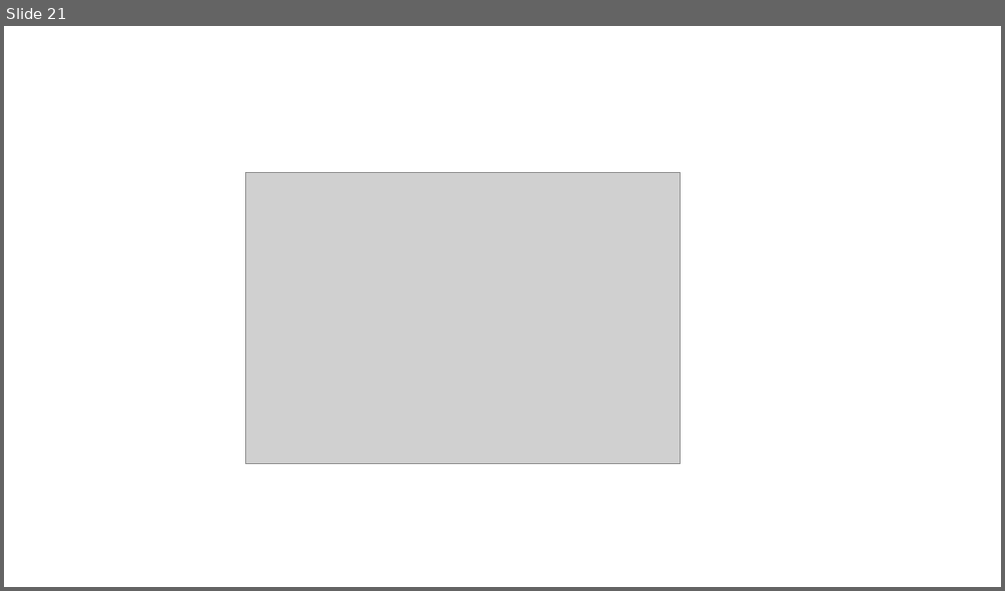
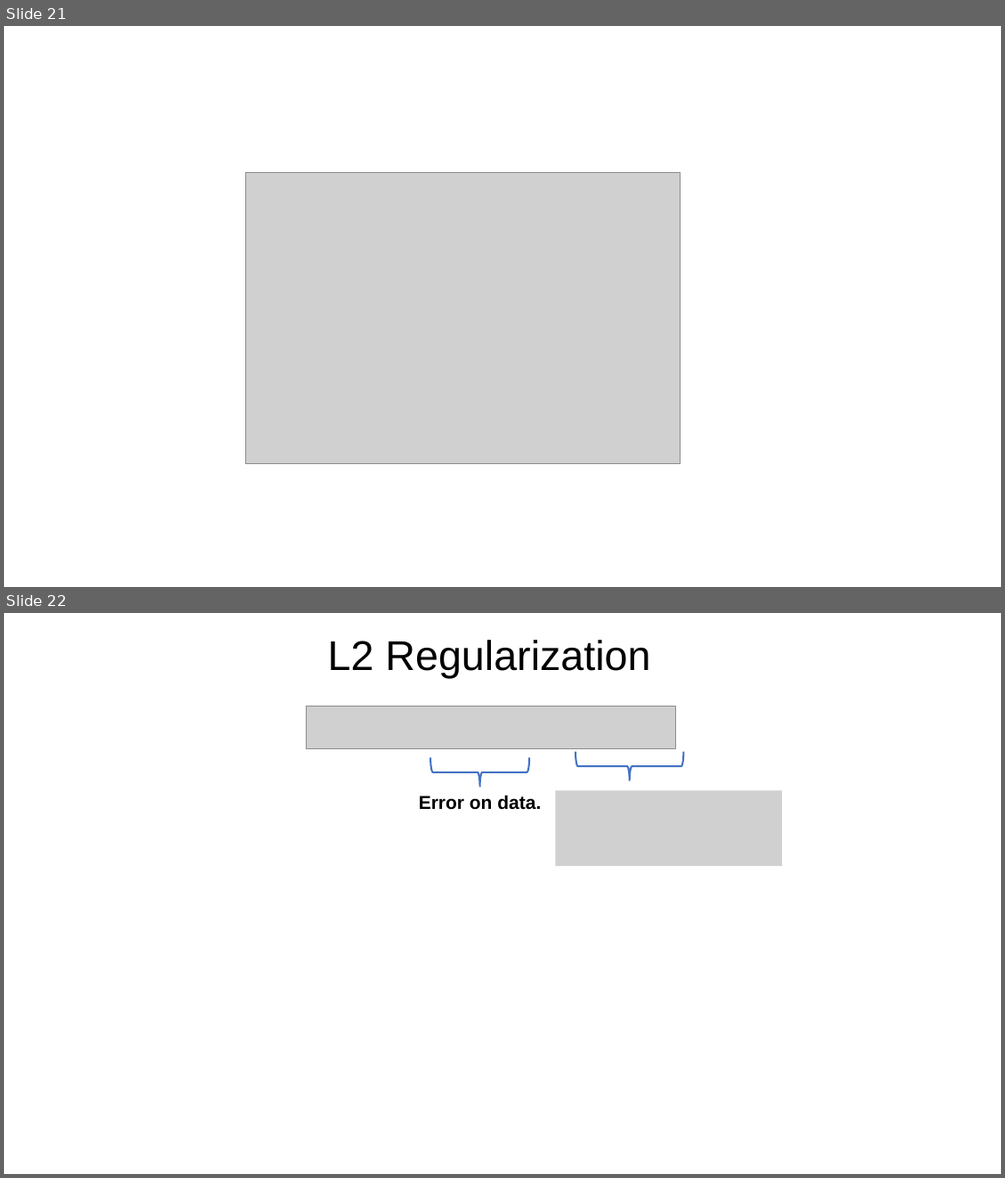
Before and after one commit to UWDIRECT/UWDIRECT.github.io, a slide deck: dsmcer_2023_update/Lecture_Notebooks/L4-6_visual_support.pptx. Shown one above the other, each under a label of ours: slide 21 before the commit, slides 21 and 22 after it. The pictures are 1005x591 and 1005x1178 pixels, drawn with LibreOffice and Linux fonts; fonts in the diff are those of the drawing; grey boxes stand for pictures. Boxes give left, top, right and bottom in pixels: in the first picture for what was removed or moved away, otherwise in the second. Text is boxed around its words. In the diff, an @@ line names an element or a change of style, - is before the commit and + after.

```diff
--- a/dsmcer_2023_update/Lecture_Notebooks/L4-6_visual_support.pptx
+++ b/dsmcer_2023_update/Lecture_Notebooks/L4-6_visual_support.pptx
@@ slide 22 added at box(4, 613, 1001, 1174), background #FFFFFF @@
@@ text added at box(328, 640, 650, 678), 40 pt, text #000000 @@
+L2 Regularization
@@ picture added at box(306, 706, 676, 749) @@
@@ left brace added at box(430, 758, 529, 787), outline #4472C4 1.75 pt @@
@@ left brace added at box(575, 752, 684, 781), outline #4472C4 1.75 pt @@
@@ text added at box(419, 795, 541, 810), 18 pt, text #000000, bold @@
+Error on data.
@@ picture added at box(555, 790, 782, 866) @@
```
Also in this commit, not shown: 1 other file.
